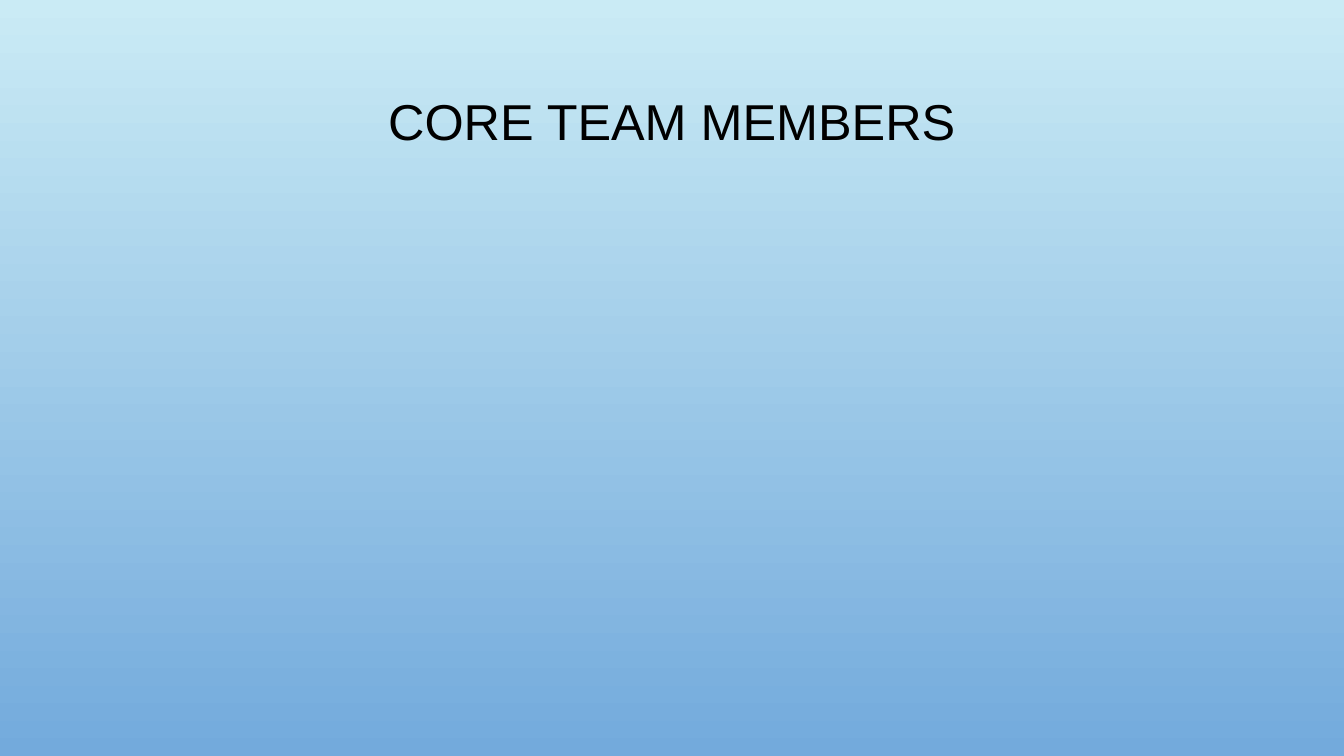
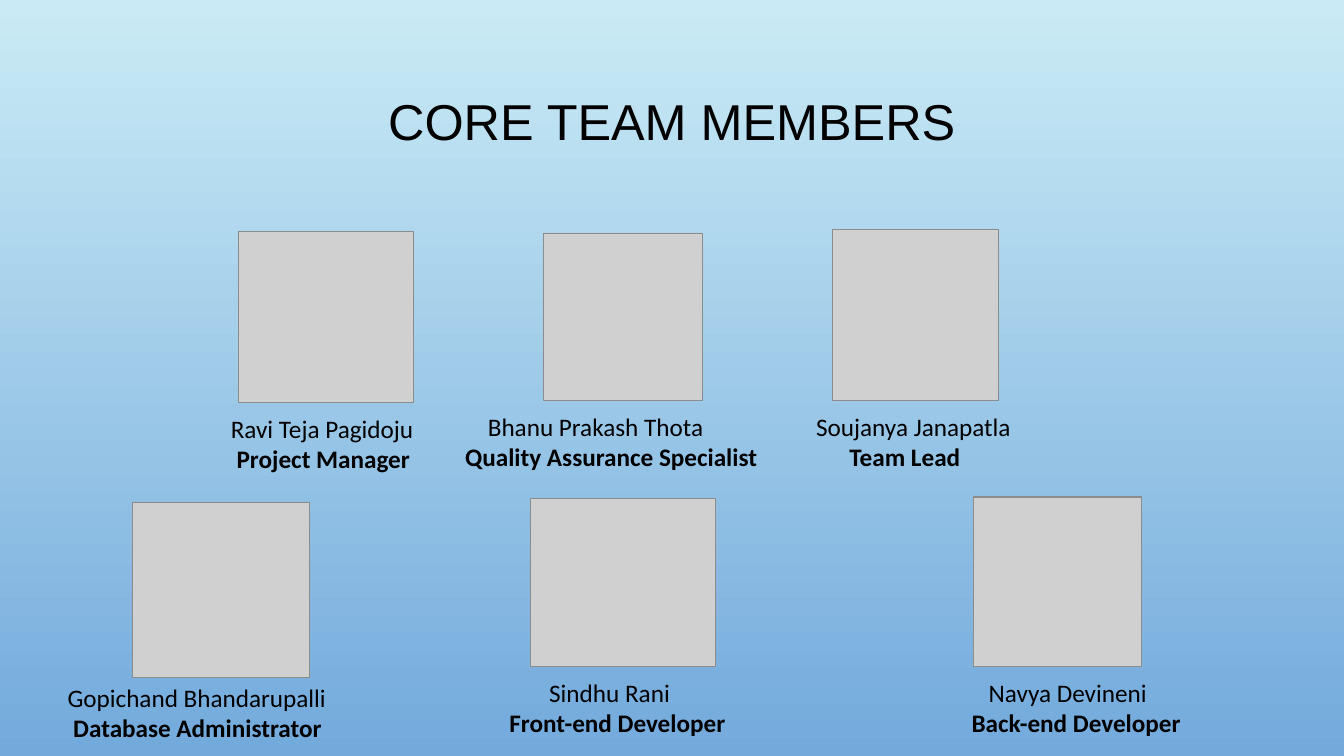
Before and after one commit to RaviTeja444/health-wellness, a slide deck: slide 6 of docs/presentation/Walk_Tracker.pptx. Drawn at 1344x756 pixels with LibreOffice and Linux fonts; fonts in the diff are those of the drawing; grey boxes stand for pictures; background and template pictures are left out. Boxes give left, top, right and bottom in pixels: in the first picture for what was removed or moved away, otherwise in the second. Text is boxed around its words. In the diff, an @@ line names an element or a change of style, - is before the commit and + after.

Commit message:
Updating team mates photos to slides

```diff
--- a/docs/presentation/Walk_Tracker.pptx
+++ b/docs/presentation/Walk_Tracker.pptx
@@ picture added at box(239, 231, 414, 402) @@
@@ picture added at box(543, 233, 703, 400) @@
@@ picture added at box(833, 230, 999, 401) @@
@@ text added at box(465, 418, 757, 470), 18 pt, text #000000, bold @@
+Bhanu Prakash Thota
+Quality Assurance Specialist
@@ text added at box(816, 418, 1011, 466), 18 pt, text #000000 @@
+Soujanya Janapatla
+Team Lead
@@ text added at box(231, 420, 413, 473), 18 pt, text #000000 @@
+Ravi Teja Pagidoju
+Project Manager
@@ picture added at box(133, 503, 310, 678) @@
@@ picture added at box(530, 499, 715, 667) @@
@@ picture added at box(974, 497, 1142, 666) @@
@@ text added at box(68, 689, 326, 737), 18 pt, text #000000 @@
+Gopichand Bhandarupalli
+Database Administrator
@@ text added at box(509, 684, 726, 736), 18 pt, text #000000, bold @@
+Sindhu Rani
+Front-end Developer
@@ text added at box(972, 684, 1181, 736), 18 pt, text #000000, bold @@
+Navya Devineni
+Back-end Developer
```
Also in this commit, not shown: 7 other files.
